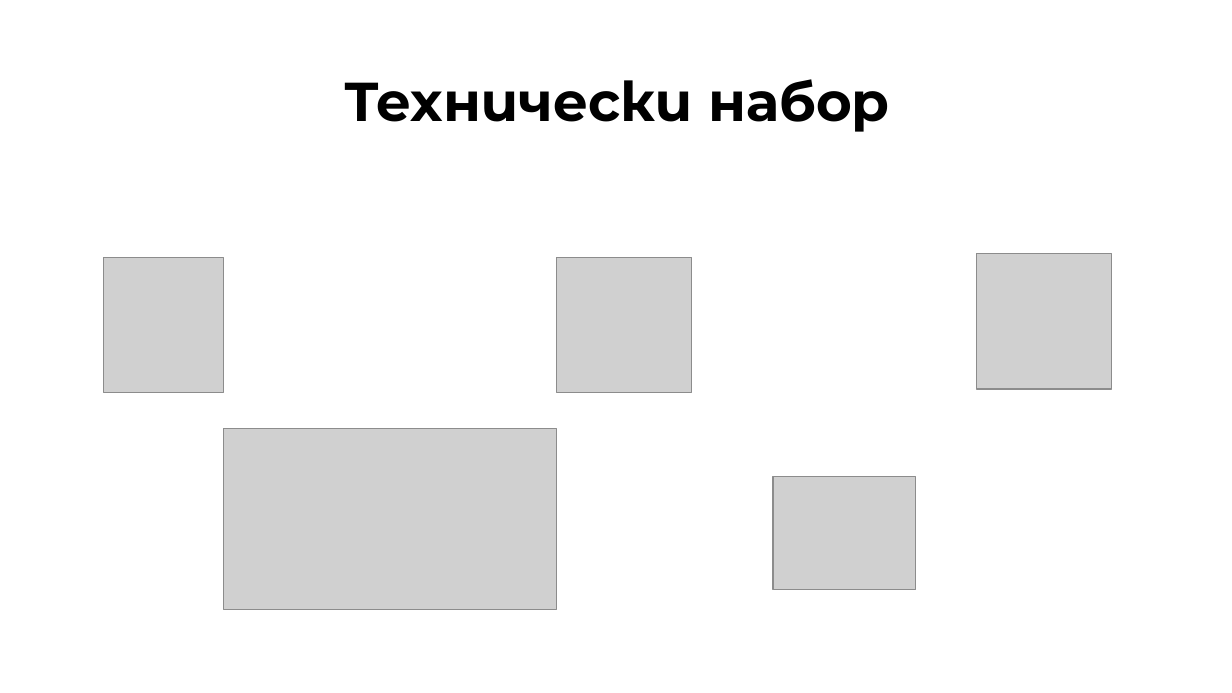
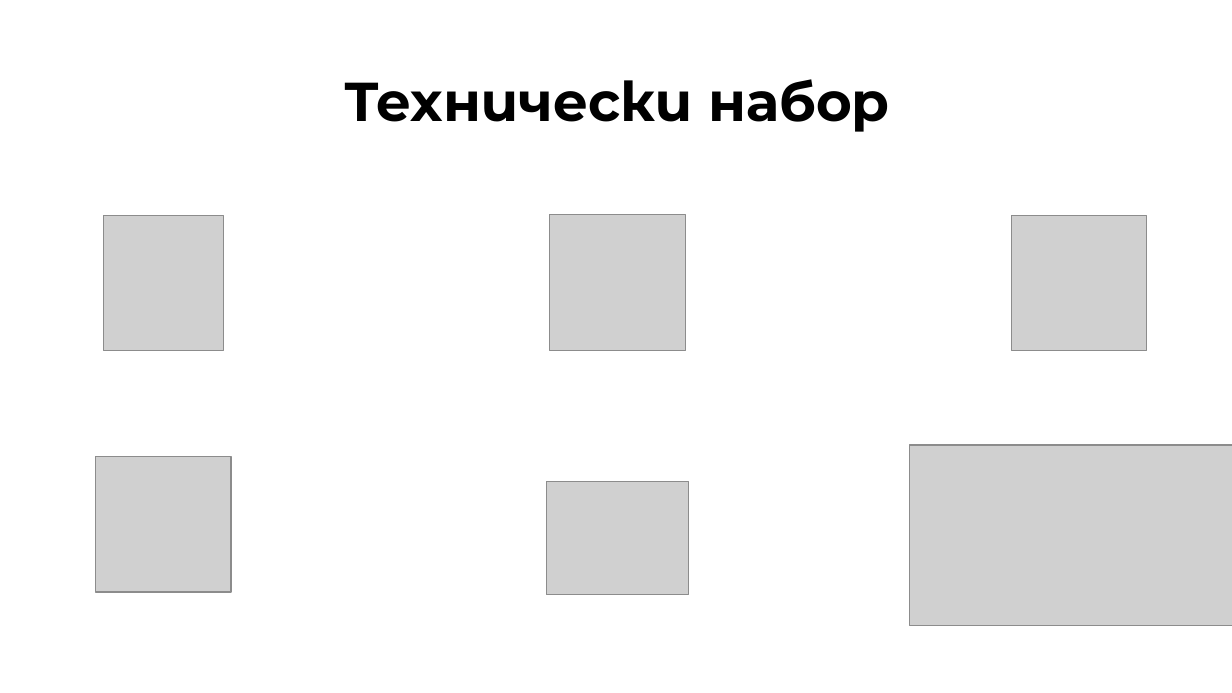
Before and after one commit to KKDinev20/Zira-2.0, a slide deck: slide 4 of documents/Zira - Presentation.pptx (slide 5 before the commit). Drawn at 1232x693 pixels with LibreOffice and Linux fonts; fonts in the diff are those of the drawing; grey boxes stand for pictures. Boxes give left, top, right and bottom in pixels: in the first picture for what was removed or moved away, otherwise in the second. Text is boxed around its words. In the diff, an @@ line names an element or a change of style, - is before the commit and + after.

```diff
--- a/documents/Zira - Presentation.pptx
+++ b/documents/Zira - Presentation.pptx
@@ picture: place and size @@
-picture at (103, 257, 224, 393)
+picture at (103, 216, 224, 351)
@@ picture added at (549, 214, 685, 350) @@
@@ picture: place and size @@
-picture at (976, 254, 1111, 389)
+picture at (1011, 216, 1147, 351)
@@ picture: place and size @@
-picture at (223, 429, 556, 610)
+picture at (909, 445, 1232, 626)
@@ picture: place and size @@
-picture at (557, 257, 692, 393)
+picture at (96, 457, 232, 593)
@@ picture: place and size @@
-picture at (774, 477, 917, 590)
+picture at (546, 482, 689, 595)
```
Also in this commit, not shown: 1 slide removed, 48 other files.
